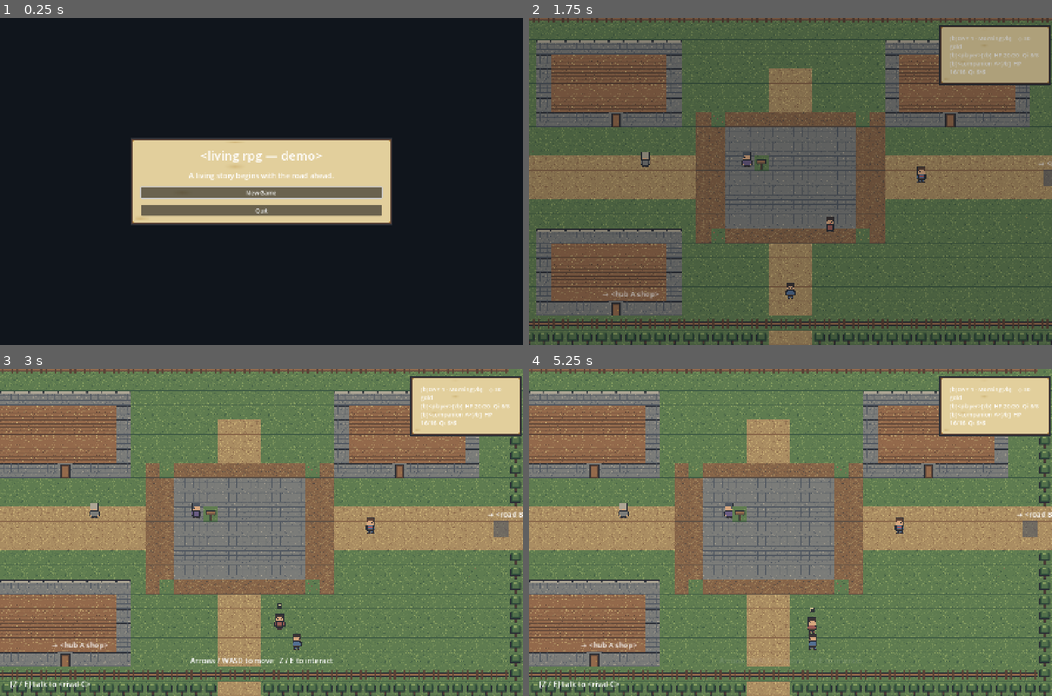
Above: before the commit, frames 1-4 (two rows, left to right).
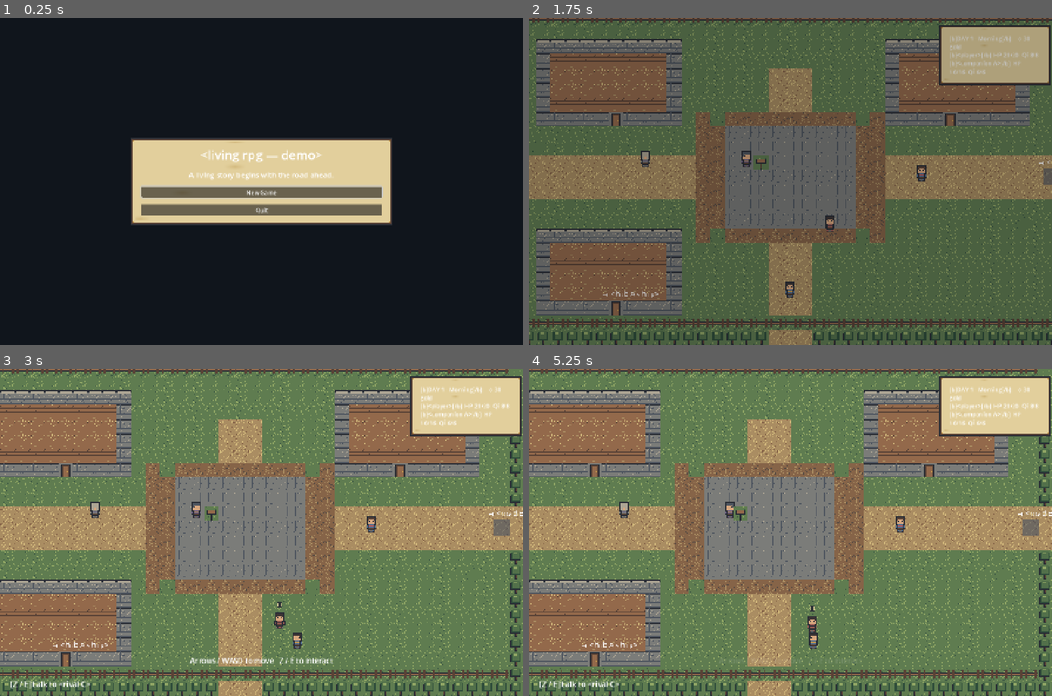
Above: after the commit, the same moments.

Repository: haowjy/living-rpg-game
Game: Godot game, scene res://game/app/main.tscn
Same seed, same stepped clock (60 frames per second), same inputs: the game is played once before the commit and once after it.
Inputs (mouse positions are in pixels of both pictures, inside the frame that each line leads up to):
- Up to frame 1 (0.25 s): no input
- Up to frame 2 (1.75 s): click "New Game" at 0.5 s; click "Enter <hub A>" at 1.25 s
- Up to frame 3 (3 s): tap Enter at 2 s; move the mouse to (376, 516) at 2.02 s; hold D (move_right) 2.03-2.75 s; hold Z (interact) 2.03-2.75 s; click (376, 516) at 2.17 s; drag from (156, 548) to (271, 617) at 2.77 s
- Up to frame 4 (5.25 s): tap Space at 3.5, 5 s; move the mouse to (842, 460) at 3.52 s; hold D (move_right) 3.53-4.25 s; hold Z (interact) 3.53-4.25 s; tap Enter at 4.25 s; drag from (764, 597) to (623, 512) at 4.27 s; move the mouse to (947, 581) at 5.02 s; hold A (move_left) from 5.03 s (still down); hold Z (interact) from 5.03 s (still down)

The runs differ from the first frame. In frame 1, 0.9% of the frame differs, in the area x 27-73%, y 40-61%; in frame 2, 16%; in frame 3, 23%, in the area x 0-100%, y 0-100%; in frame 4, 23%.

Commit message:
eliminate scaled tile row seams

Diff:
--- a/godot/game/world/world_view.gd
+++ b/godot/game/world/world_view.gd
@@ -32,6 +32,7 @@
 	var ground := TileMapLayer.new()
 	ground.name = "Ground"
 	ground.tile_set = tile_set
+	ground.texture_filter = CanvasItem.TEXTURE_FILTER_NEAREST
 	ground.z_index = -100
 	ground.y_sort_enabled = false
 	add_child(ground)
@@ -40,6 +41,7 @@
 	var overlay := TileMapLayer.new()
 	overlay.name = "Overlay"
 	overlay.tile_set = tile_set
+	overlay.texture_filter = CanvasItem.TEXTURE_FILTER_NEAREST
 	overlay.z_index = 0
 	overlay.y_sort_enabled = true
 	# Tile sort points align with actors positioned at tile centers.
--- a/godot/project.godot
+++ b/godot/project.godot
@@ -110,4 +110,6 @@
 
 [rendering]
 
+2d/snap/snap_2d_transforms_to_pixel=true
+2d/snap/snap_2d_vertices_to_pixel=true
 renderer/rendering_method="mobile"
--- a/godot/tools/gen_assets.gd
+++ b/godot/tools/gen_assets.gd
@@ -139,8 +139,6 @@
 			var roll := _hash(x, y, index) % 100
 			if roll < density:
 				_pixel(atlas, origin.x + x, origin.y + y, light if roll % 3 else dark)
-	# Ground-tile edge shading is restrained so adjacent cells still tile cleanly.
-	_hline(atlas, origin.x, origin.y + 31, 32, dark)
 	return origin
 
 
Binary file changed: godot/game/assets/generated/tiles.png
